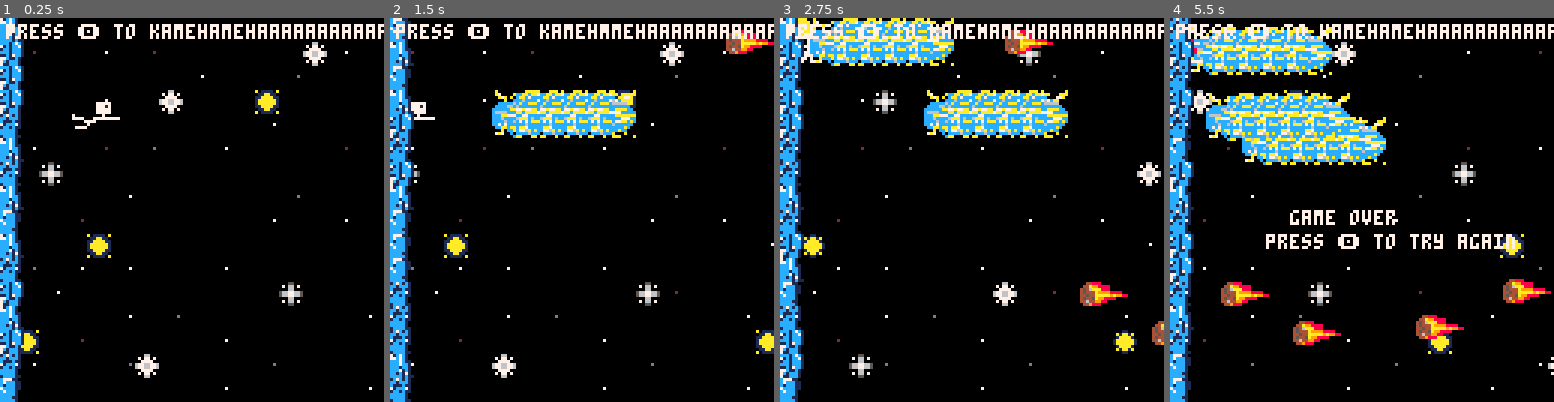
Above: before the commit, frames 1-4 (left to right).
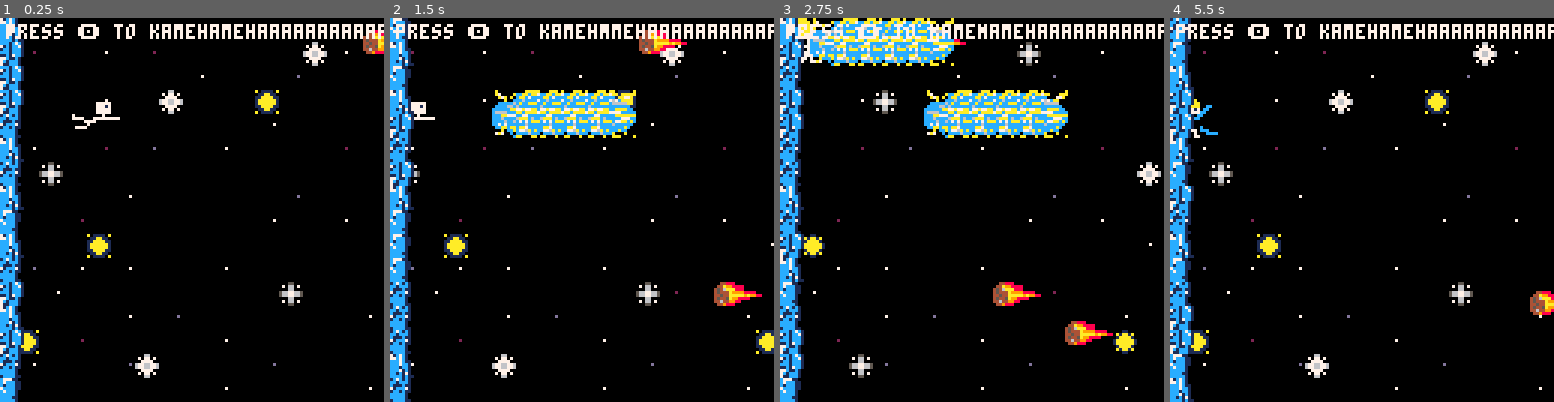
Above: after the commit, the same moments.

Repository: Jerry-Gu-SB/pico-8-kamehameha
Game: PICO-8 cartridge kamehameha.p8
Two runs of this game, one before a commit and one after it. Both use one fixed random seed, a clock stepped at 60 frames per second and the inputs below.
Inputs:
- Up to frame 1 (0.25 s): no input
- Up to frame 2 (1.5 s): tap X (X key) at 0.33, 1.07 s; tap O (Z key) at 0.7 s
- Up to frame 3 (2.75 s): hold Right 1.6-2.1 s; tap O (Z key) at 1.7, 2.1, 2.5 s; tap X (X key) at 1.85 s; hold Up 2.15-2.42 s; hold Right from 2.47 s (still down)
- Up to frame 4 (5.5 s): tap O (Z key) every 0.4 s from 2.9 to 5.3 s; tap X (X key) at 2.97, 4.08, 5.2 s; release Right at 3.03 s; hold Left 3.08-3.58 s; hold Down 3.63-3.97 s; hold Right 4.02-4.68 s; hold Up 4.73-5.03 s; hold Left from 5.08 s (still down)

The runs differ from the first frame. In frame 1, 0.3% of the frame differs, in the area x 94-100%, y 3-10%; in frame 2, 1.3%; in frame 3, 2.1%; in frame 4, 20%, in the area x 0-100%, y 2-100%.

Commit message:
minor refactor

Diff:
--- a/kamehameha.p8
+++ b/kamehameha.p8
@@ -11,22 +11,20 @@
 -- shield flag: 3
 -- player flag: 4
 
-
-
 function _init()
     KAMEHAMEHA_STARTUP_FRAMES = 10
     LASER_PUSHBACK = 15
 
     MAP_X = 0
-    STAR_INTERVAL = 1
+    STAR_INTERVAL = -1
     STAR_SWITCH = true
     TWINKLE_X = 0
 
-    SHIELD_INTERVAL = 1
+    SHIELD_INTERVAL = -1
     SHIELD_SPRITE_INDICES = {15,31,47,63}
     SHIELD_SPRITE_ARRAY = {0,0,0,0,0,0,0,0,0,0,0,0,0,0,0,0}
 
-    METEOR_INTERVAL = 30
+    METEOR_INTERVAL = -1
 
     SHIELD_HIT = false
     PLAYER_HIT = false
